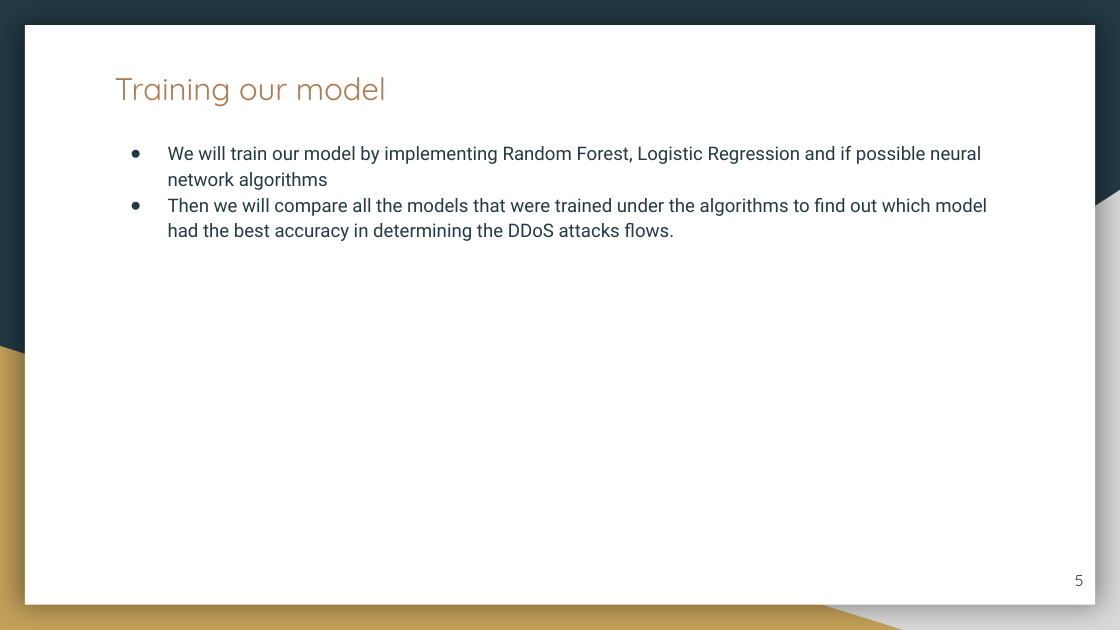
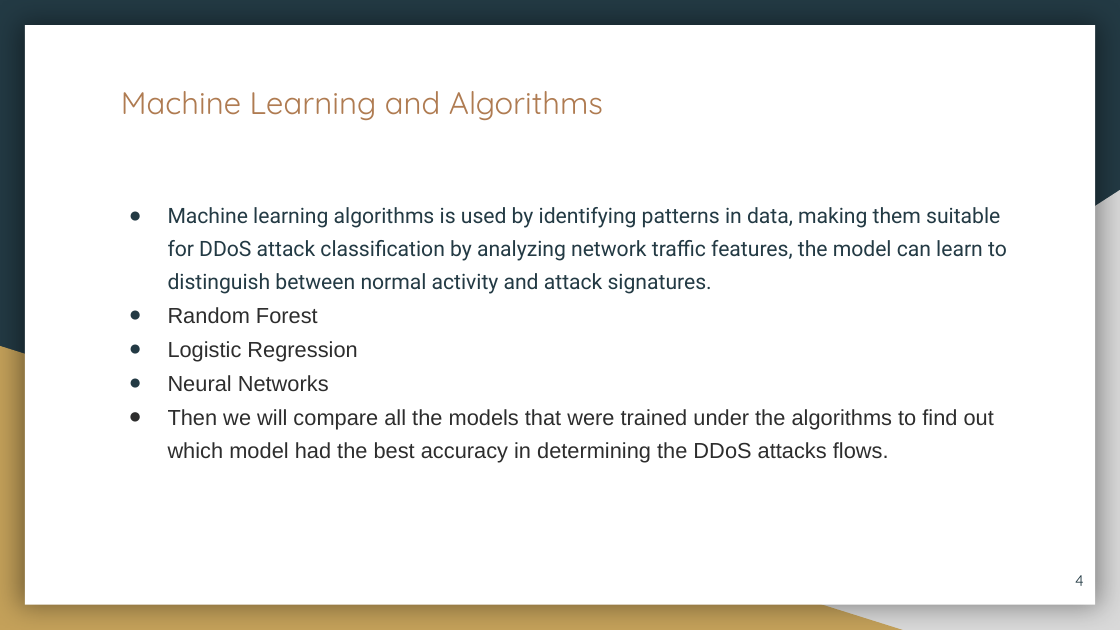
Before and after one commit to MahdiHossain/CSE496, a slide deck: slide 4 of Project/DDoS attack detection using Machine Learning.pptx (slide 5 before the commit). Drawn at 1120x630 pixels with LibreOffice and Linux fonts; fonts in the diff are those of the drawing. Boxes give left, top, right and bottom in pixels: in the first picture for what was removed or moved away, otherwise in the second. Text is boxed around its words. In the diff, an @@ line names an element or a change of style, - is before the commit and + after.

```diff
--- a/Project/DDoS attack detection using Machine Learning.pptx
+++ b/Project/DDoS attack detection using Machine Learning.pptx
@@ title removed at (115,77,386,106) @@
-Training our model
@@ title added at (121,91,603,120), 20 pt, text #AF7B51 @@
+Machine Learning and Algorithms
@@ text "Machine learning algorithms is used ...": place and size @@
-text "Machine learning algorithms is used ..." at (168,146,987,241)
+text "Machine learning algorithms is used ..." at (168,207,1007,463)
@@ text at (168,207,1007,392): text changed; size 12 to 13.6 pt @@
-● We will train our model by implementing Random Forest, Logistic Regression and if possible neural network algorithms
+● Machine learning algorithms is used by identifying patterns in data, making them suitable for DDoS attack classification by analyzing network traffic features, the model can learn to distinguish between normal activity and attack signatures.
+● Random Forest
+● Logistic Regression
+● Neural Networks
@@ text at (168,409,994,463): size 12 to 14 pt, font Roboto to Arial, text colour #233A44 to #2D2D2D, highlight none to #FFFFFF in "Then we will compare all the models ..."; indent changed; line spacing 1.15 to 1.3; bullet colour #233A44 to #2D2D2D @@
@@ page number at (1075,575,1084,586): text changed @@
-5
+4
```
Also in this commit, not shown: 1 slide added.
